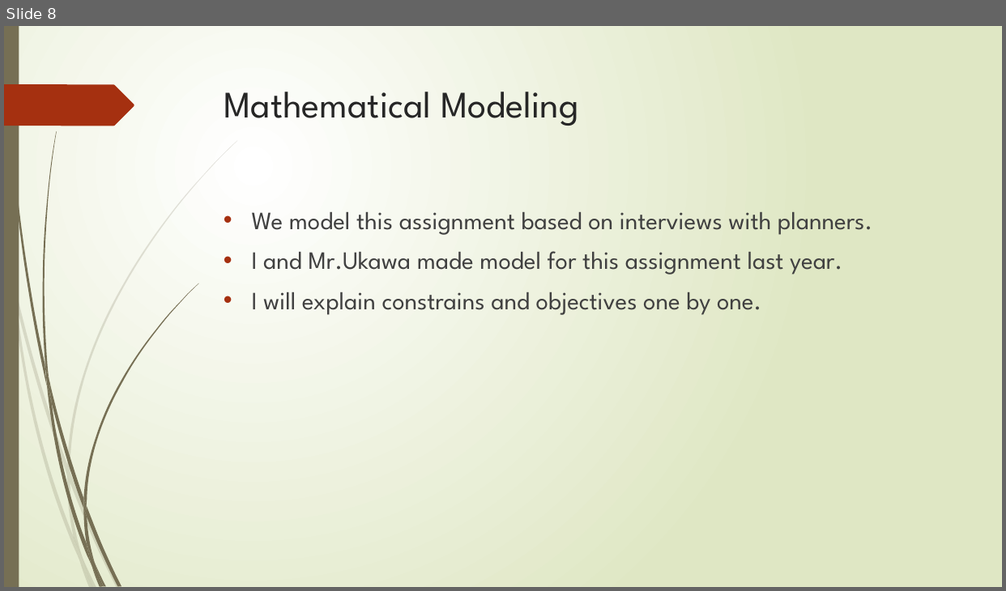
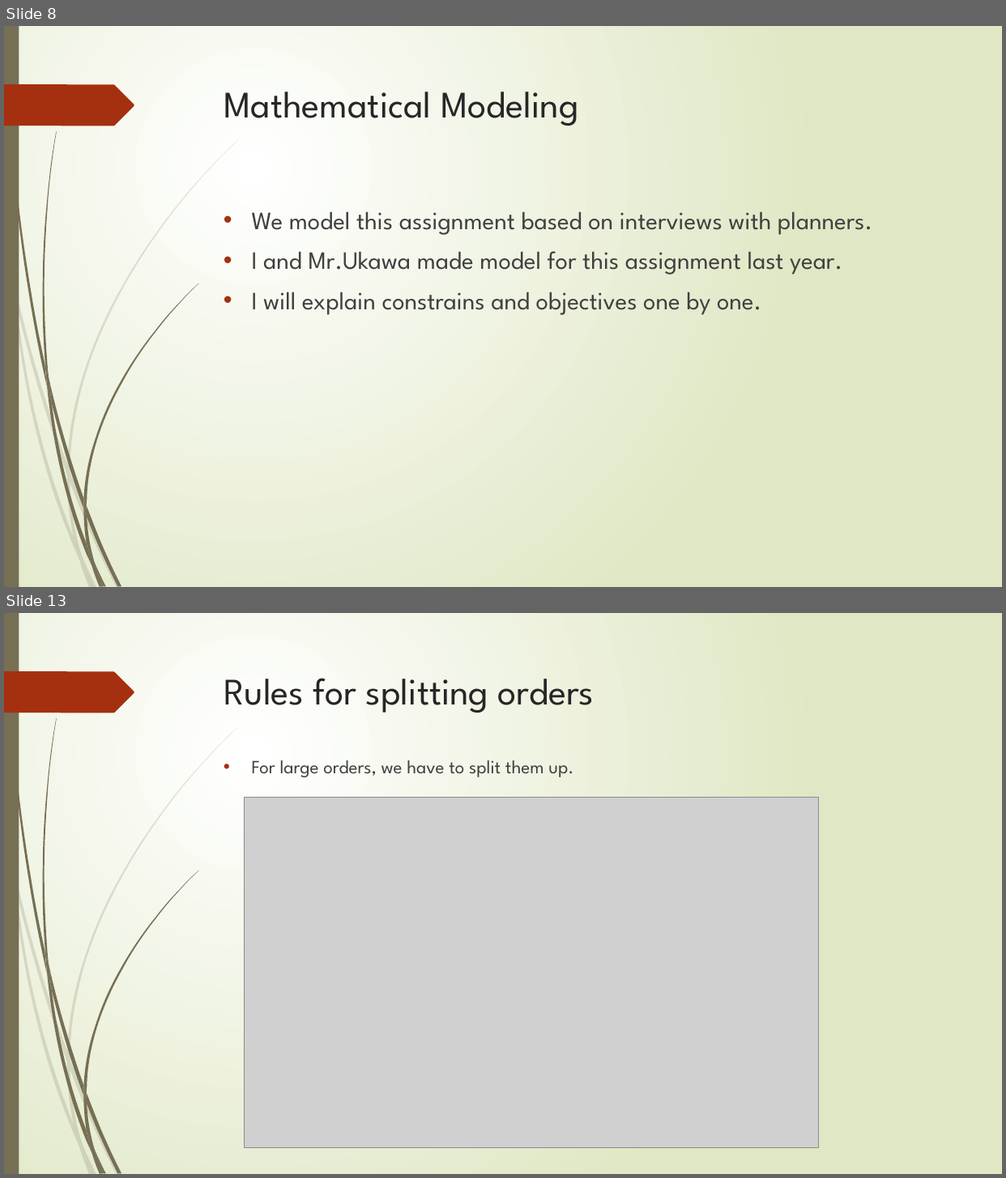
Before and after one commit to r-kurosu/kline_new, a slide deck: 中間報告.pptx. Shown one above the other, each under a label of ours: slide 8 before the commit, slides 8 and 13 after it; the slides between them are not shown. The pictures are 1006x591 and 1006x1178 pixels, drawn with LibreOffice and Linux fonts; fonts in the diff are those of the drawing; grey boxes stand for pictures. Boxes give left, top, right and bottom in pixels: in the first picture for what was removed or moved away, otherwise in the second. Text is boxed around its words. In the diff, an @@ line names an element or a change of style, - is before the commit and + after.

```diff
--- a/中間報告.pptx
+++ b/中間報告.pptx
@@ slide 13 added at box(4, 613, 1002, 1174), background gradient #FFFFFF to #DFE8C4; not listed: 24 template elements that a slide beside it also shows @@
@@ title added at box(224, 678, 594, 713), 36 pt, text #262626 @@
+Rules for splitting orders
@@ text added at box(252, 760, 573, 777), 18 pt, text #404040 @@
+• For large orders, we have to split them up.
@@ picture added at box(245, 797, 819, 1148) @@
```
Also in this commit, not shown: 4 other slides added.
